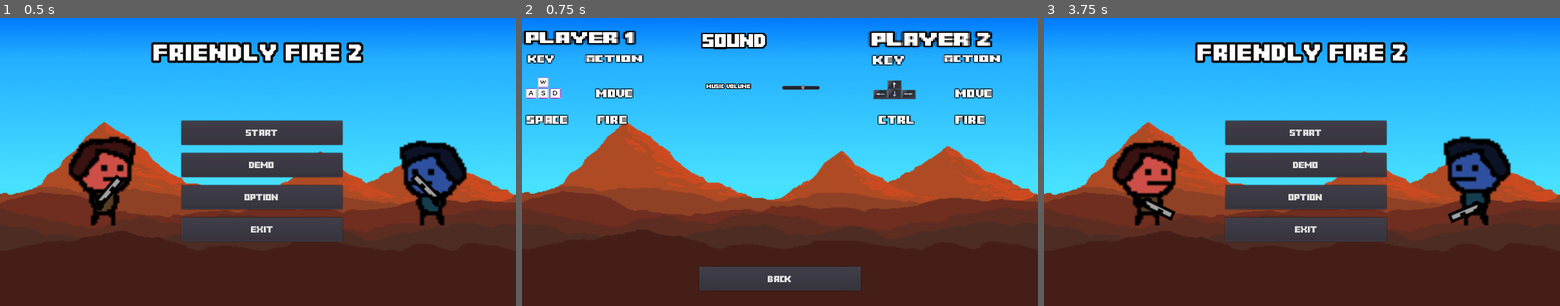
Above: before the commit, frames 1-3 (left to right).
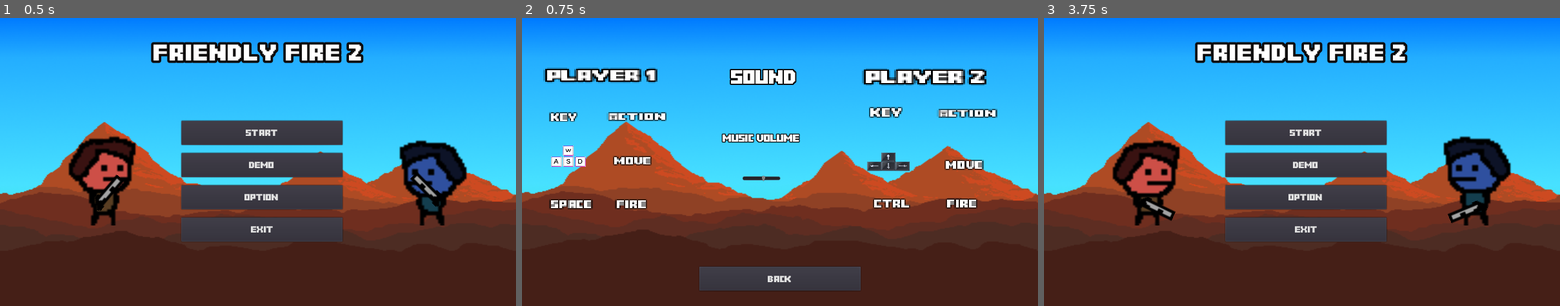
Above: after the commit, the same moments.

Repository: Toefge/InteraktiveSysteme
Game: Godot game, scene res://Menu/Menu.tscn
Two runs of this game, one before a commit and one after it. Both use one fixed random seed, a clock stepped at 60 frames per second and the inputs below.
Inputs:
- Up to frame 1 (0.5 s): no input
- Up to frame 2 (0.75 s): click "Option" at 0.5 s
- Up to frame 3 (3.75 s): click "Start" at 1.25 s; click "Start" at 2 s; click "Demo" at 2.75 s; click "Back" at 3.5 s

Frame 1 is identical in both runs. In frame 2, 13% of the frame differs, in the area x 0-93%, y 4-67%; in frame 3, nothing differs.

Commit message:
Option angepasst

Diff:
--- a/Menu/OptionMenu.tscn
+++ b/Menu/OptionMenu.tscn
@@ -47,8 +47,8 @@
 font_path = "res://assets/MinecraftTitle.ttf"
 
 [sub_resource type="DynamicFont" id=10]
-size = 44
-outline_size = 4
+size = 45
+outline_size = 3
 outline_color = Color( 0.0313726, 0.0313726, 0.0313726, 1 )
 font_data = SubResource( 9 )
 
@@ -56,7 +56,7 @@
 font_path = "res://assets/MinecraftTitle.ttf"
 
 [sub_resource type="DynamicFont" id=12]
-size = 14
+size = 24
 outline_size = 2
 outline_color = Color( 0.0313726, 0.0313726, 0.0313726, 1 )
 font_data = SubResource( 11 )
@@ -82,26 +82,26 @@
 }
 
 [node name="VBoxPlayer 1" type="VBoxContainer" parent="Background"]
-margin_left = 3.32437
-margin_top = 19.0
-margin_right = 113.324
-margin_bottom = 199.0
+margin_left = 21.2779
+margin_top = 63.3623
+margin_right = 131.278
+margin_bottom = 83.3623
 rect_scale = Vector2( 0.945308, 0.86811 )
 __meta__ = {
 "_edit_use_anchors_": false
 }
 
 [node name="Player 1" type="Label" parent="Background/VBoxPlayer 1"]
-margin_right = 109.0
+margin_right = 110.0
 margin_bottom = 15.0
 custom_fonts/font = SubResource( 2 )
 text = "PLayer 1"
 
 [node name="VBoxPlayer 2" type="VBoxContainer" parent="Background"]
-margin_left = 292.0
-margin_top = 20.0
-margin_right = 402.0
-margin_bottom = 200.0
+margin_left = 287.446
+margin_top = 64.0589
+margin_right = 397.446
+margin_bottom = 84.0589
 __meta__ = {
 "_edit_use_anchors_": false
 }
@@ -113,10 +113,10 @@
 text = "Player 2"
 
 [node name="Key" type="Label" parent="Background"]
-margin_left = 5.0
-margin_top = 45.0
-margin_right = 50.0
-margin_bottom = 55.0
+margin_left = 23.5786
+margin_top = 112.681
+margin_right = 68.5786
+margin_bottom = 122.681
 rect_scale = Vector2( 0.7, 0.9 )
 size_flags_horizontal = 3
 custom_fonts/font = SubResource( 6 )
@@ -126,10 +126,10 @@
 }
 
 [node name="Action" type="Label" parent="Background"]
-margin_left = 53.0
-margin_top = 45.0
-margin_right = 105.0
-margin_bottom = 68.0
+margin_left = 72.0902
+margin_top = 112.681
+margin_right = 124.09
+margin_bottom = 135.681
 rect_scale = Vector2( 0.896028, 0.7916 )
 size_flags_horizontal = 3
 custom_fonts/font = SubResource( 6 )
@@ -140,19 +140,19 @@
 }
 
 [node name="WASD" type="TextureRect" parent="Background"]
-margin_left = 2.512
-margin_top = 67.0
-margin_right = 358.512
-margin_bottom = 367.0
+margin_left = 24.3244
+margin_top = 147.329
+margin_right = 380.324
+margin_bottom = 447.329
 rect_scale = Vector2( 0.0823122, 0.10833 )
 texture = ExtResource( 5 )
 expand = true
 
 [node name="Move" type="Label" parent="Background"]
-margin_left = 61.656
-margin_top = 85.0
-margin_right = 106.656
-margin_bottom = 95.0
+margin_left = 77.4968
+margin_top = 163.617
+margin_right = 122.497
+margin_bottom = 173.617
 rect_scale = Vector2( 0.754463, 0.923944 )
 size_flags_horizontal = 3
 custom_fonts/font = SubResource( 6 )
@@ -162,10 +162,10 @@
 }
 
 [node name="Space" type="Label" parent="Background"]
-margin_left = 3.722
-margin_top = 116.0
-margin_right = 48.722
-margin_bottom = 126.0
+margin_left = 23.854
+margin_top = 214.962
+margin_right = 68.854
+margin_bottom = 224.962
 rect_scale = Vector2( 0.754463, 0.923944 )
 size_flags_horizontal = 3
 custom_fonts/font = SubResource( 6 )
@@ -175,10 +175,10 @@
 }
 
 [node name="Fire" type="Label" parent="Background"]
-margin_left = 62.979
-margin_top = 116.0
-margin_right = 107.979
-margin_bottom = 139.0
+margin_left = 78.722
+margin_top = 215.253
+margin_right = 123.722
+margin_bottom = 238.253
 rect_scale = Vector2( 0.754463, 0.923944 )
 size_flags_horizontal = 3
 custom_fonts/font = SubResource( 6 )
@@ -189,10 +189,10 @@
 }
 
 [node name="Key2" type="Label" parent="Background"]
-margin_left = 292.883
-margin_top = 45.8667
-margin_right = 337.883
-margin_bottom = 55.8667
+margin_left = 291.125
+margin_top = 106.575
+margin_right = 336.125
+margin_bottom = 116.575
 rect_scale = Vector2( 0.841449, 1 )
 size_flags_horizontal = 3
 custom_fonts/font = SubResource( 6 )
@@ -202,10 +202,10 @@
 }
 
 [node name="Action2" type="Label" parent="Background"]
-margin_left = 352.314
-margin_top = 45.0
-margin_right = 404.314
-margin_bottom = 68.0
+margin_left = 348.213
+margin_top = 108.99
+margin_right = 400.213
+margin_bottom = 131.99
 rect_scale = Vector2( 0.896028, 0.7916 )
 size_flags_horizontal = 3
 custom_fonts/font = SubResource( 6 )
@@ -216,10 +216,10 @@
 }
 
 [node name="Arrowkey" type="TextureRect" parent="Background"]
-margin_left = 285.986
-margin_top = 62.4174
-margin_right = 641.986
-margin_bottom = 362.417
+margin_left = 280.713
+margin_top = 147.0
+margin_right = 636.713
+margin_bottom = 438.713
 rect_scale = Vector2( 0.142548, 0.160539 )
 texture = ExtResource( 6 )
 expand = true
@@ -228,10 +228,10 @@
 }
 
 [node name="Move2" type="Label" parent="Background"]
-margin_left = 361.893
-margin_top = 85.0
-margin_right = 406.893
-margin_bottom = 95.0
+margin_left = 353.769
+margin_top = 168.578
+margin_right = 398.769
+margin_bottom = 191.233
 rect_scale = Vector2( 0.754463, 0.923944 )
 size_flags_horizontal = 3
 custom_fonts/font = SubResource( 6 )
@@ -241,10 +241,10 @@
 }
 
 [node name="ctrl" type="Label" parent="Background"]
-margin_left = 298.459
-margin_top = 116.0
-margin_right = 343.459
-margin_bottom = 126.0
+margin_left = 294.358
+margin_top = 214.0
+margin_right = 339.358
+margin_bottom = 218.704
 rect_scale = Vector2( 0.754463, 0.923944 )
 size_flags_horizontal = 3
 custom_fonts/font = SubResource( 6 )
@@ -254,10 +254,10 @@
 }
 
 [node name="fire2" type="Label" parent="Background"]
-margin_left = 362.297
-margin_top = 116.0
-margin_right = 407.297
-margin_bottom = 126.0
+margin_left = 354.788
+margin_top = 213.536
+margin_right = 399.788
+margin_bottom = 223.536
 rect_scale = Vector2( 0.754463, 0.923944 )
 size_flags_horizontal = 3
 custom_fonts/font = SubResource( 6 )
@@ -285,36 +285,37 @@
 }
 
 [node name="VBoxContainer" type="VBoxContainer" parent="Audio"]
-margin_left = 447.871
-margin_top = 44.5144
-margin_right = 816.868
-margin_bottom = 433.514
+margin_left = 519.125
+margin_top = 136.287
+margin_right = 686.125
+margin_bottom = 180.287
 __meta__ = {
 "_edit_use_anchors_": false
 }
 
 [node name="Label" type="Label" parent="Audio/VBoxContainer"]
-margin_right = 368.0
-margin_bottom = 33.0
+margin_right = 167.0
+margin_bottom = 34.0
 custom_fonts/font = SubResource( 10 )
 text = "Sound"
 
 [node name="music" type="Label" parent="Audio"]
-margin_left = 458.397
-margin_top = 169.59
-margin_right = 573.397
-margin_bottom = 198.59
+margin_left = 497.924
+margin_top = 283.165
+margin_right = 695.924
+margin_bottom = 322.165
 custom_fonts/font = SubResource( 12 )
 text = "Music Volume"
+valign = 1
 __meta__ = {
 "_edit_use_anchors_": false
 }
 
 [node name="Musicvolume" type="HSlider" parent="Audio/music"]
-margin_left = 187.0
-margin_top = -4.0
-margin_right = 281.0
-margin_bottom = 20.0
+margin_left = 49.4446
+margin_top = 108.216
+margin_right = 143.445
+margin_bottom = 132.216
 min_value = -20.0
 max_value = 15.0
 script = ExtResource( 4 )
